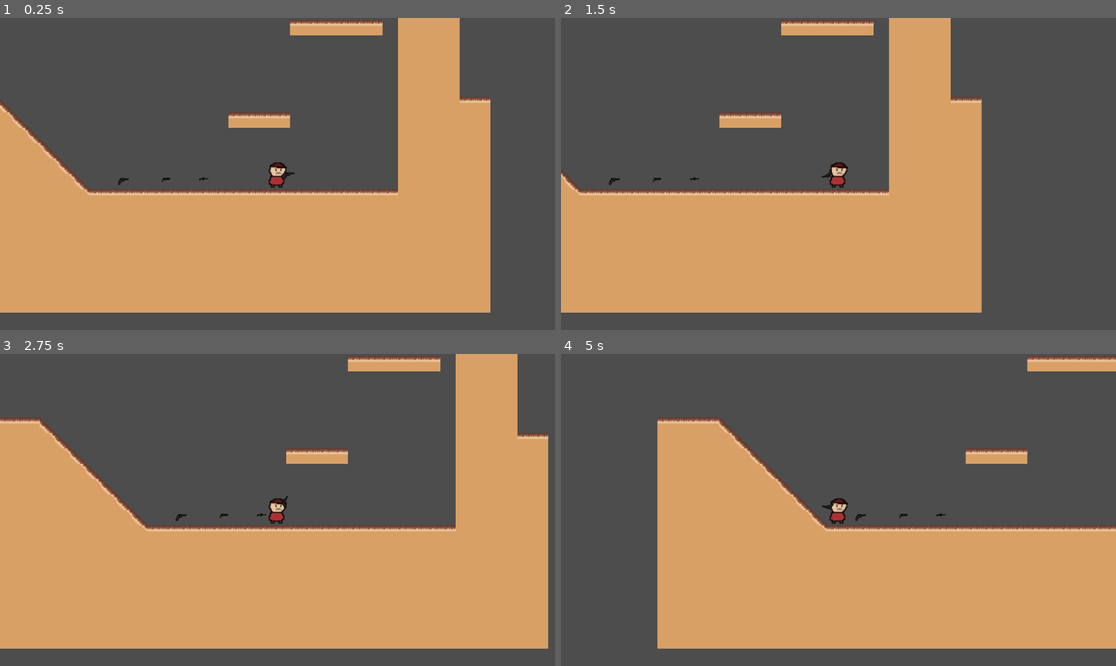
Above: before the commit, frames 1-4 (two rows, left to right).
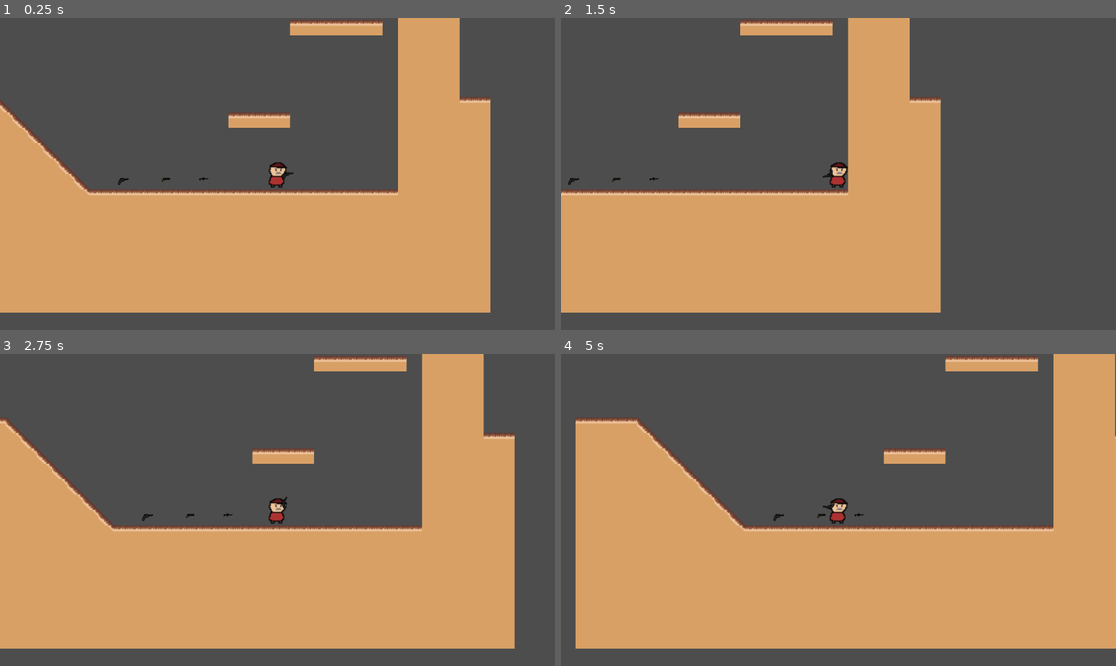
Above: after the commit, the same moments.

Repository: UVASGD/spring-2024-ricochet
Game: Godot game, scene res://scenes/world.tscn
Two runs of this game, one before a commit and one after it. Both use one fixed random seed, a clock stepped at 60 frames per second and the inputs below.
Inputs (mouse positions are in pixels of both pictures, inside the frame that each line leads up to):
- Up to frame 1 (0.25 s): no input
- Up to frame 2 (1.5 s): tap Enter (ui_accept) at 0.5, 0.77 s; move the mouse to (960, 158) at 0.52 s; hold D (walkRight) from 0.53 s (still down); click (960, 158) at 0.6 s; move the mouse to (727, 189) at 1.27 s; click (727, 189) at 1.35 s
- Up to frame 3 (2.75 s): tap Enter (ui_accept) at 1.52, 2 s; move the mouse to (333, 441) at 2.02 s; release D (walkRight) at 2.03 s; hold A (walkLeft) from 2.03 s (still down); hold W (Swap) from 2.03 s (still down); click (333, 441) at 2.3 s
- Up to frame 4 (5 s): move the mouse to (810, 572) at 2.77 s; release A (walkLeft) at 2.78 s; release W (Swap) at 2.78 s; hold D (walkRight) 2.78-4.28 s; click (810, 572) at 2.85 s; tap Enter (ui_accept) at 3.02, 3.77, 4.52 s; move the mouse to (1005, 556) at 3.52 s; click (1005, 556) at 3.6 s; move the mouse to (672, 463) at 4.27 s; hold A (walkLeft) from 4.28 s (still down); tap W (Swap) at 4.35 s; click (672, 463) at 4.55 s

The runs differ from the first frame. In frame 1, less than 0.1% of the frame differs, in the area x 50-54%, y 49-52%; in frame 2, 13%; in frame 3, 13%; in frame 4, 24%, in the area x 2-100%, y 0-95%.

Commit message:
ray gun and movement

Diff:
--- /dev/null
+++ b/scenes/gun.tscn
@@ -0,0 +1,18 @@
+[gd_scene load_steps=3 format=3 uid="uid://c7p7euxhfpbeg"]
+
+[ext_resource type="Texture2D" uid="uid://er5wr14bks2" path="res://images/Revolver.png" id="1_u8wv8"]
+
+[sub_resource type="QuadMesh" id="QuadMesh_xgtig"]
+
+[node name="Gun" type="Node2D"]
+
+[node name="MeshInstance2D" type="MeshInstance2D" parent="."]
+position = Vector2(4.76837e-07, 0)
+rotation = -3.15032
+scale = Vector2(12, 12.786)
+mesh = SubResource("QuadMesh_xgtig")
+texture = ExtResource("1_u8wv8")
+
+[node name="RayCast2D" type="RayCast2D" parent="."]
+rotation = -1.5708
+target_position = Vector2(-8.74228e-07, 20)
--- a/scenes/player.tscn
+++ b/scenes/player.tscn
@@ -1,9 +1,10 @@
-[gd_scene load_steps=7 format=3 uid="uid://d1gn05301x4j3"]
+[gd_scene load_steps=8 format=3 uid="uid://d1gn05301x4j3"]
 
 [ext_resource type="Script" path="res://scripts/CharacterBody2D.gd" id="1_op0tq"]
 [ext_resource type="Texture2D" uid="uid://3dl3vapbbyyf" path="res://images/1stGuy.png" id="2_cb8at"]
 [ext_resource type="Script" path="res://scripts/Gun.gd" id="2_fxh18"]
 [ext_resource type="Texture2D" uid="uid://er5wr14bks2" path="res://images/Revolver.png" id="3_m6ad3"]
+[ext_resource type="PackedScene" uid="uid://c7p7euxhfpbeg" path="res://scenes/gun.tscn" id="5_dfevr"]
 
 [sub_resource type="CapsuleShape2D" id="CapsuleShape2D_2use6"]
 
@@ -28,6 +29,7 @@
 script = ExtResource("2_fxh18")
 
 [node name="Gun" type="Node2D" parent="CharacterBody2D/Pivot"]
+visible = false
 position = Vector2(12, 0)
 
 [node name="MeshInstance2D" type="MeshInstance2D" parent="CharacterBody2D/Pivot/Gun"]
@@ -37,13 +39,20 @@
 mesh = SubResource("QuadMesh_4nh5r")
 texture = ExtResource("3_m6ad3")
 
+[node name="Gun2" parent="CharacterBody2D/Pivot" instance=ExtResource("5_dfevr")]
+position = Vector2(11, 0)
+
 [node name="DownRayCast" type="RayCast2D" parent="CharacterBody2D"]
+visible = false
 
 [node name="UpRayCast" type="RayCast2D" parent="CharacterBody2D"]
+visible = false
 target_position = Vector2(0, -50)
 
 [node name="LeftRayCast" type="RayCast2D" parent="CharacterBody2D"]
+visible = false
 target_position = Vector2(-50, 0)
 
 [node name="RightRayCast" type="RayCast2D" parent="CharacterBody2D"]
+visible = false
 target_position = Vector2(50, 0)
--- a/scripts/CharacterBody2D.gd
+++ b/scripts/CharacterBody2D.gd
@@ -2,11 +2,12 @@
 
 var Speed = 0
 const PlayerFriction = 0.07
-const TopSpeed = 250.0
+const TopSpeed = 200.0
 const SpeedInterval = 15
 const VelocityInterval = 25
 const ShootInterval = 1
 var Shot = false
+
 # Get the gravity from the project settings to be synced with RigidBody nodes.
 var gravity = ProjectSettings.get_setting("physics/2d/default_gravity")
 #Initializes vectors and values needed for shot calculation
@@ -18,7 +19,7 @@
 	var power = 0
 	#If shooting, calculate power based on distance to closest wall/floor, move in direction opposite mouse
 	if Input.is_action_just_pressed("Shoot"):
-		power = calcRayCast(deg)
+		power = coolCalcRayCast(deg)
 		print(power)
 		velocity += -ShootVector*power
 		Shot = true
@@ -32,6 +33,15 @@
 	if Shot: #if just fired, ignore x axis interpolation and allow player to fly through the air until landed
 		if is_on_floor():
 			Shot = false
+	elif not is_on_floor():
+		if velocity.x > 0:
+			if Input.is_action_pressed("walkLeft"):
+				velocity.x = 0
+				velocity.y = 0
+		if velocity.x < 0:
+			if Input.is_action_just_pressed("walkRight"):
+				velocity.x = 0
+				velocity.y = 0
 	elif direction and is_on_floor():
 		Speed = move_toward(Speed, TopSpeed, SpeedInterval)
 		velocity.x = direction * Speed
@@ -39,6 +49,16 @@
 		Speed = move_toward(Speed, 0, SpeedInterval)
 		velocity.x = move_toward(velocity.x, 0, VelocityInterval)
 	move_and_slide()
+
+func coolCalcRayCast(deg: int) -> int:
+	var power = 0
+	var raycast := $Pivot/Gun2/RayCast2D
+	var origin 	= $Pivot/Gun2/RayCast2D.global_transform.origin
+	if $Pivot/Gun2/RayCast2D.is_colliding():
+		var point = $Pivot/Gun2/RayCast2D.get_collision_point()
+		var distance = origin.distance_to(point)
+		power = (500-distance)
+	return power
 
 
 
@@ -53,40 +73,40 @@
 		if $RightRayCast.is_colliding():
 			var RightPoint = $RightRayCast.get_collision_point()
 			var RightDistance = Origin.distance_to(RightPoint)
-			RightPower = (500-RightDistance) * (1-(abs(deg-360.0)/360.0))
+			RightPower = (500-RightDistance) #* (1-(abs(deg-360.0)/360.0))
 		if $UpRayCast.is_colliding():
 			var UpPoint = $UpRayCast.get_collision_point()
 			var UpDistance = Origin.distance_to(UpPoint)
-			UpPower = (500-UpDistance) * (1-(abs(deg-270.0)/270.0))
+			UpPower = (500-UpDistance) #* (1-(abs(deg-270.0)/270.0))
 		return RightPower if RightPower > UpPower else UpPower
 	if 180 < deg and deg <= 270:
 		if $LeftRayCast.is_colliding():
 			var LeftPoint = $LeftRayCast.get_collision_point()
 			var LeftDistance = Origin.distance_to(LeftPoint)
-			LeftPower = (500-LeftDistance) * (1-(abs(deg-180.0)/180.0))
+			LeftPower = (500-LeftDistance) #* (1-(abs(deg-180.0)/180.0))
 		if $UpRayCast.is_colliding():
 			var UpPoint = $UpRayCast.get_collision_point()
 			var UpDistance = Origin.distance_to(UpPoint)
-			UpPower = (500-UpDistance) * (1-(abs(deg-270.0)/270.0))
+			UpPower = (500-UpDistance) #* (1-(abs(deg-270.0)/270.0))
 		return LeftPower if LeftPower > UpPower else UpPower
 	if 90 < deg and deg <= 180:
 		if $LeftRayCast.is_colliding():
 			var LeftPoint = $LeftRayCast.get_collision_point()
 			var LeftDistance = Origin.distance_to(LeftPoint)
-			LeftPower = (500-LeftDistance) * (1-(abs(deg-180.0)/180.0))
+			LeftPower = (500-LeftDistance) #* (1-(abs(deg-180.0)/180.0))
 		if $DownRayCast.is_colliding():
 			var DownPoint = $DownRayCast.get_collision_point()
 			var DownDistance = Origin.distance_to(DownPoint)
-			DownPower = (500-DownDistance) * (1-(abs(deg-90.0)/90.0))
+			DownPower = (500-DownDistance) #* (1-(abs(deg-90.0)/90.0))
 		return LeftPower if LeftPower > DownPower else DownPower
 	if 0 <= deg and deg <= 90:
 		if $RightRayCast.is_colliding():
 			var RightPoint = $RightRayCast.get_collision_point()
 			var RightDistance = Origin.distance_to(RightPoint)
-			RightPower = (500-RightDistance) * (abs(deg-90.0)/90.0)
+			RightPower = (500-RightDistance) #* (abs(deg-90.0)/90.0)
 		if $DownRayCast.is_colliding():
 			var DownPoint = $DownRayCast.get_collision_point()
 			var DownDistance = Origin.distance_to(DownPoint)
-			DownPower = (500-DownDistance) * (1-(abs(deg-90.0)/90.0))
+			DownPower = (500-DownDistance) #* (1-(abs(deg-90.0)/90.0))
 		return RightPower if RightPower > DownPower else DownPower
 	return 0
